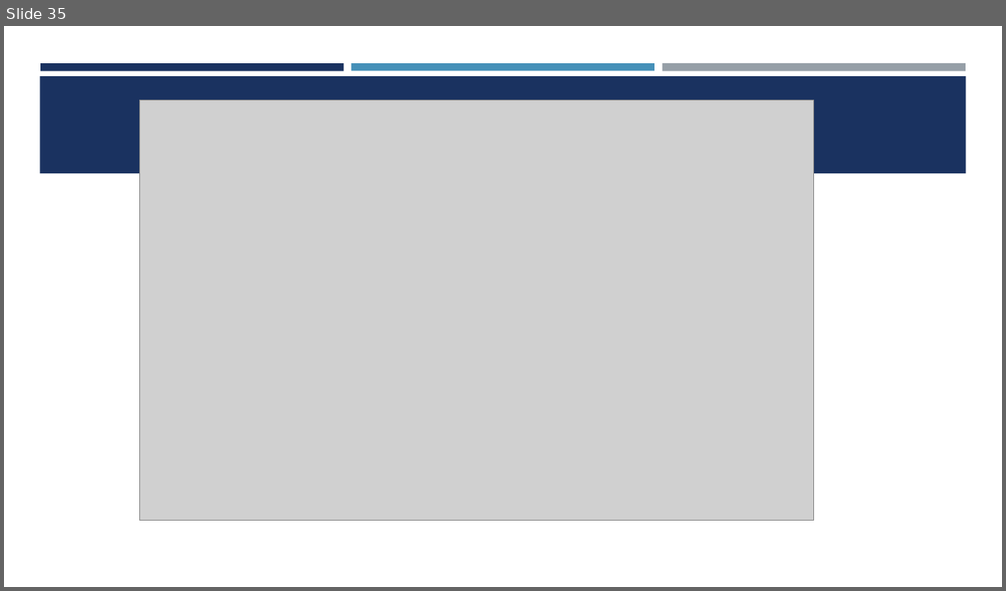
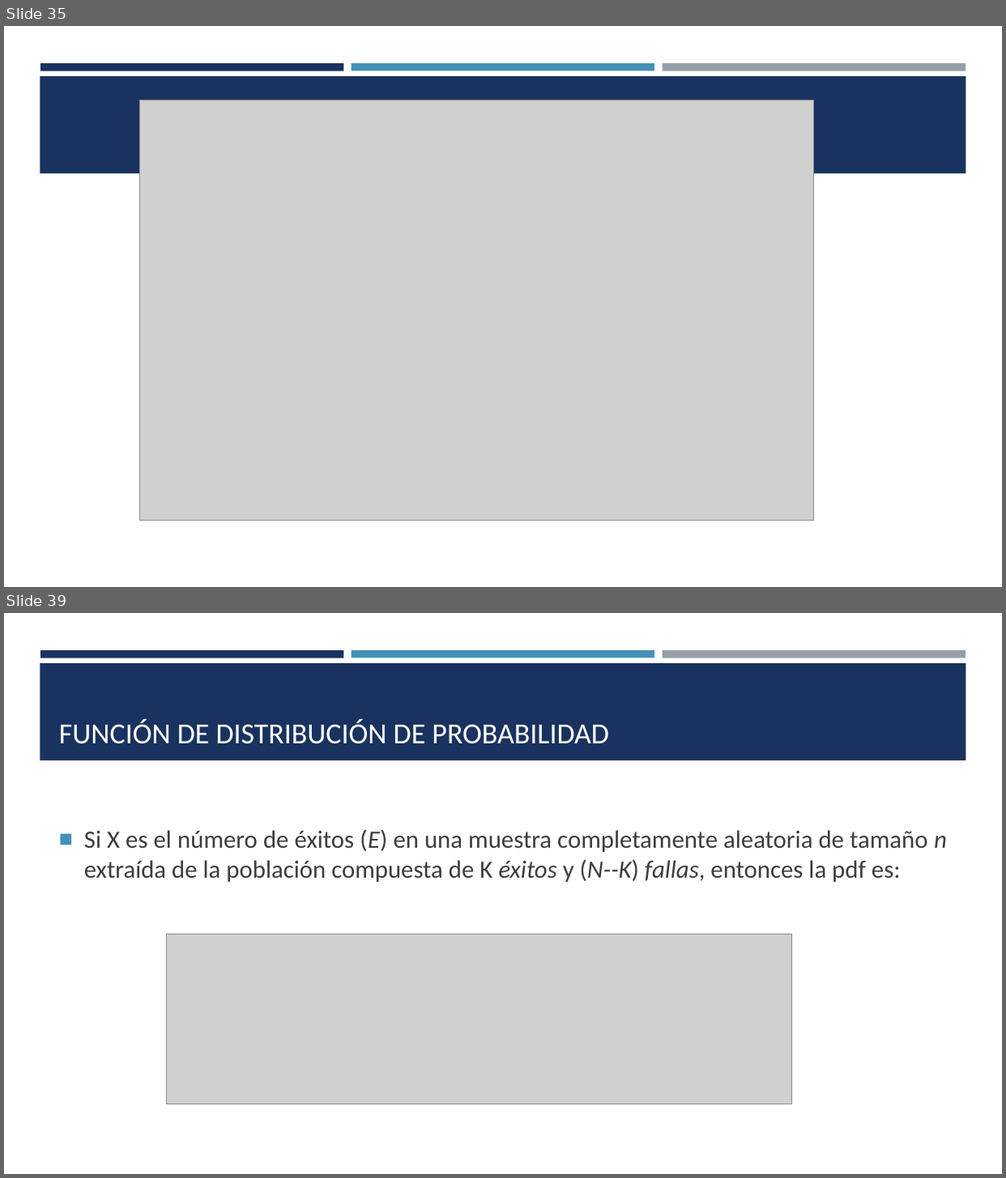
Before and after one commit to estadisticaITM/estadisticaITM.github.io, a slide deck: ITM_VAD_EBX.pptx. Shown one above the other, each under a label of ours: slide 35 before the commit, slides 35 and 39 after it; the slides between them are not shown. The pictures are 1006x591 and 1006x1178 pixels, drawn with LibreOffice and Linux fonts; fonts in the diff are those of the drawing; grey boxes stand for pictures. Boxes give left, top, right and bottom in pixels: in the first picture for what was removed or moved away, otherwise in the second. Text is boxed around its words. In the diff, an @@ line names an element or a change of style, - is before the commit and + after.

```diff
--- a/ITM_VAD_EBX.pptx
+++ b/ITM_VAD_EBX.pptx
@@ slide 39 added at (4,613,1002,1174), background #FFFFFF; not listed: 4 template elements that a slide beside it also shows @@
@@ title added at (59,719,608,744), 28 pt, text #FFFFFF @@
+FUNCIÓN DE DISTRIBUCIÓN DE PROBABILIDAD
@@ text added at (84,829,947,882), 24 pt, text #3D3D3D @@
+■ Si X es el número de éxitos (E) en una muestra completamente aleatoria de tamaño n extraída de la población compuesta de K éxitos y (N--K) fallas, entonces la pdf es:
@@ picture added at (167,935,791,1105) @@
```
Also in this commit, not shown: 34 other slides added, 15 other files.
